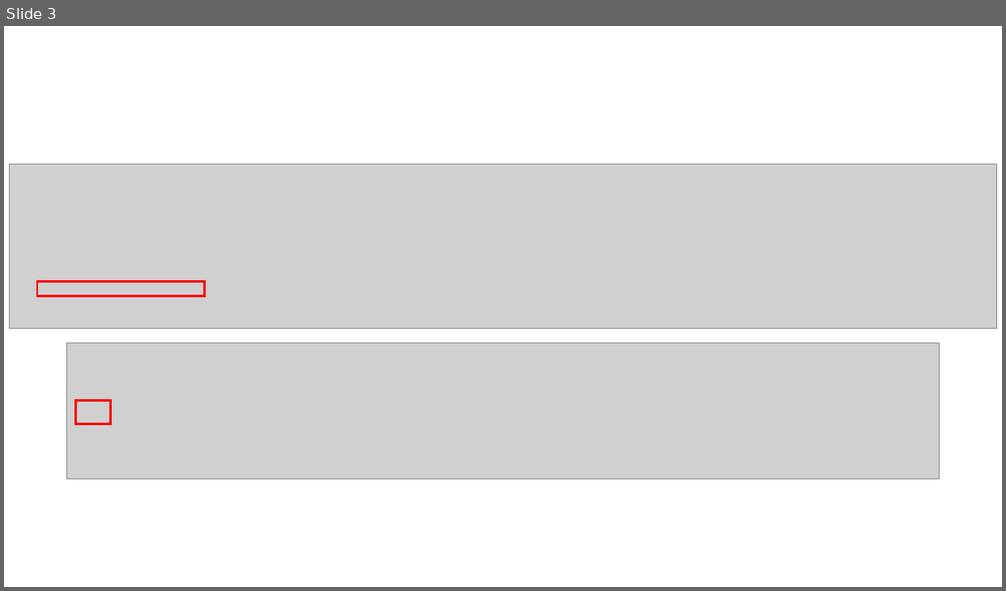
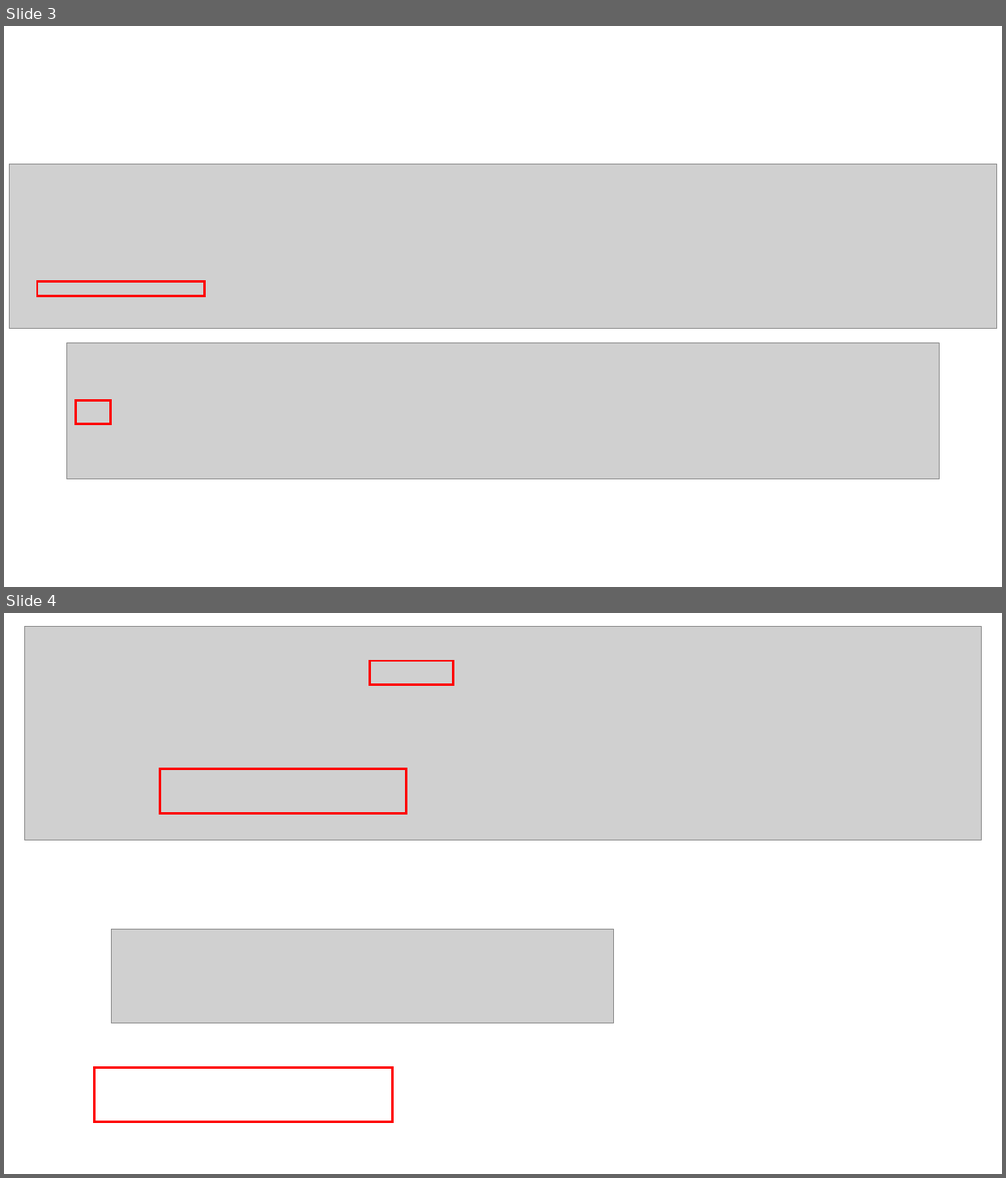
Before and after one commit to codons-blog/codons.netlify, a slide deck: figures.pptx. Shown one above the other, each under a label of ours: slide 3 before the commit, slides 3 and 4 after it. The pictures are 1006x591 and 1006x1178 pixels, drawn with LibreOffice and Linux fonts; fonts in the diff are those of the drawing; grey boxes stand for pictures. Boxes give left, top, right and bottom in pixels: in the first picture for what was removed or moved away, otherwise in the second. Text is boxed around its words. In the diff, an @@ line names an element or a change of style, - is before the commit and + after.

```diff
--- a/figures.pptx
+++ b/figures.pptx
@@ slide 4 added at bbox=[4, 613, 1002, 1174], background #FFFFFF @@
@@ picture added at bbox=[25, 627, 981, 841] @@
@@ rectangle added at bbox=[370, 661, 454, 684], outline #FF0000 2.25 pt @@
@@ rectangle added at bbox=[160, 769, 406, 813], outline #FF0000 2.25 pt @@
@@ picture added at bbox=[111, 930, 613, 1024] @@
@@ rectangle added at bbox=[94, 1068, 393, 1122], outline #FF0000 2.25 pt @@
```
Also in this commit, not shown: 1 slide removed, 46 other files.
